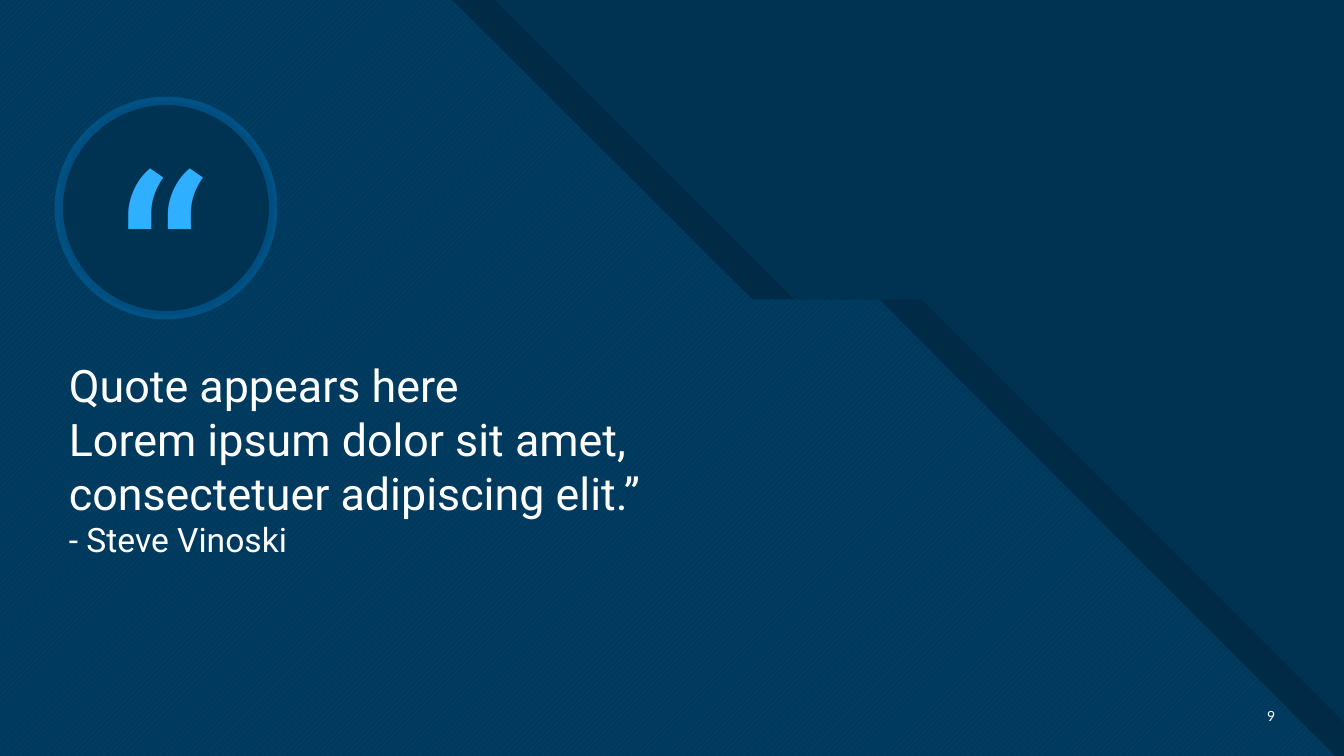
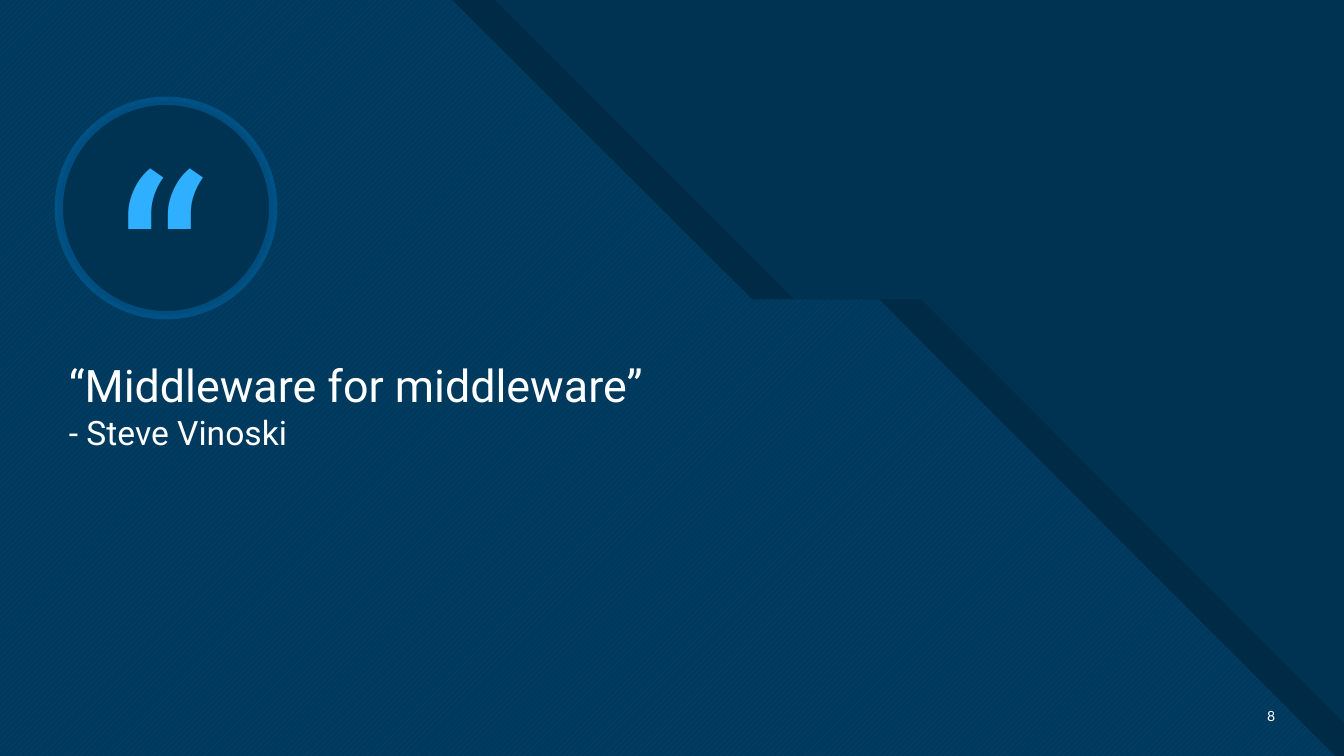
Before and after one commit to pedrocarrega/tese_mestrado_21-22, a slide deck: slide 8 of relatorio_preliminar/presentation.pptx (slide 9 before the commit). Drawn at 1344x756 pixels with LibreOffice and Linux fonts; fonts in the diff are those of the drawing. Boxes give left, top, right and bottom in pixels: in the first picture for what was removed or moved away, otherwise in the second. Text is boxed around its words. In the diff, an @@ line names an element or a change of style, - is before the commit and + after.

```diff
--- a/relatorio_preliminar/presentation.pptx
+++ b/relatorio_preliminar/presentation.pptx
@@ title at [69, 368, 643, 446]: text changed @@
-Quote appears here
-Lorem ipsum dolor sit amet, consectetuer adipiscing elit.”
-- Steve Vinoski
+“Middleware for middleware”
+- Steve Vinoski
@@ page number at [1267, 711, 1275, 721]: text changed @@
-9
+8
```
Also in this commit, not shown: 4 other slides changed, 2 slides added, 2 slides removed, 1 other file.
